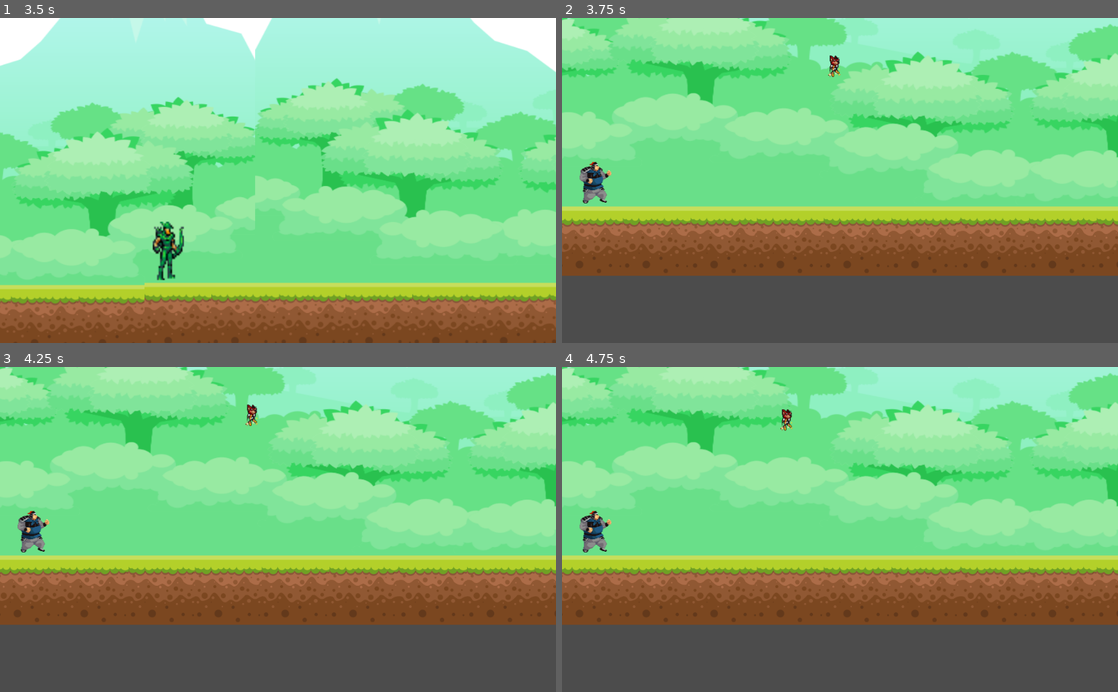
Above: before the commit, frames 1-4 (two rows, left to right).
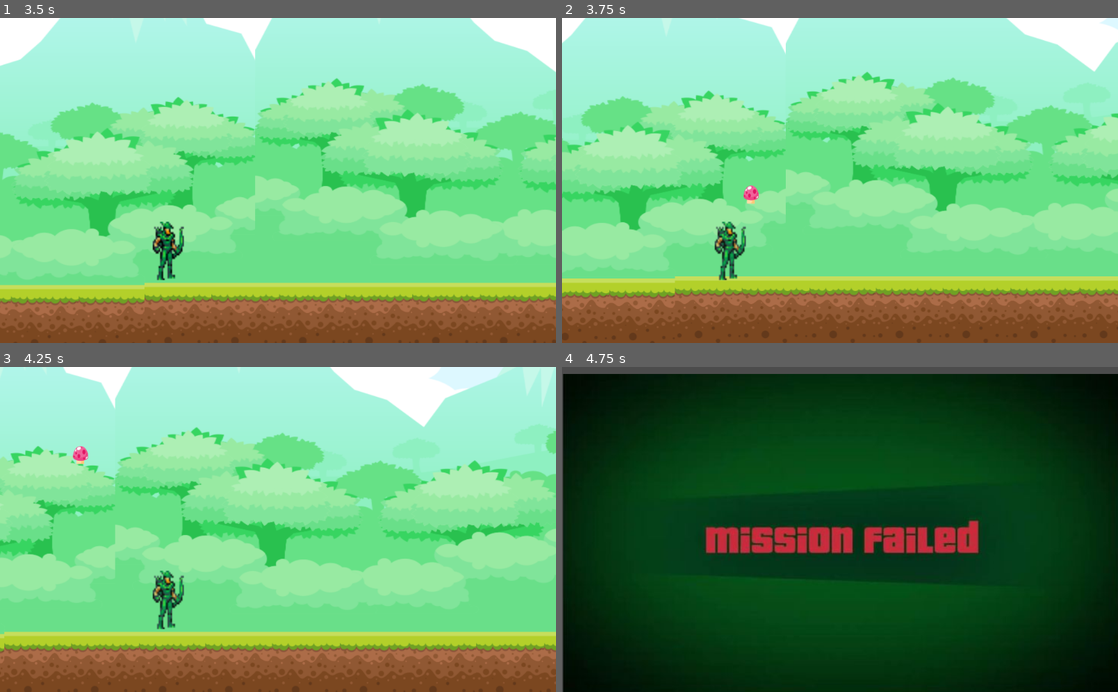
Above: after the commit, the same moments.

Repository: CC-SI/Game_lendas_corrompidas
Game: Godot game, scene res://src/Cenas/Cenario Testes/Cenario Testes.tscn
Same seed, same stepped clock (60 frames per second), same inputs: the game is played once before the commit and once after it.
Inputs:
- Up to frame 1 (3.5 s): tap Enter (ui_accept) at 0.5, 0.77, 1.52, 3.02 s; hold Right (ui_right) 0.53-2.03 s; tap Q (atirar) at 0.6 s; tap F (dash) at 1.35 s; hold Left (ui_left) 2.03-2.78 s; tap R (mordida) at 2.1 s; hold Right (ui_right) from 2.78 s (still down); tap V (uivo) at 2.85 s
- Up to frame 2 (3.75 s): keep holding Right (ui_right); tap Q (atirar) at 3.6 s
- Up to frame 3 (4.25 s): keep holding Right (ui_right); tap Enter (ui_accept) at 3.77 s
- Up to frame 4 (4.75 s): release Right (ui_right) at 4.28 s; hold Left (ui_left) from 4.28 s (still down); tap F (dash) at 4.35 s; tap Enter (ui_accept) at 4.52 s

Frame 1 is identical in both runs. In frame 2, 83% of the frame differs, in the area x 0-100%, y 0-100%; in frame 3, 82%; in frame 4, 100%.

Commit message:
update: adicionando um fade de quando o player morre, assim, tendo uma transição mais suave para tela de game over

Diff:
--- a/src/scripts/player.gd
+++ b/src/scripts/player.gd
@@ -118,4 +118,12 @@
 
 func morrer():
 	if DadosGlobais.vidas <= 0:
-		queue_free()
+		# Inicia o fade do sprite
+		for i in range(10, -1, -1):
+			sprite.modulate.a = i / 10.0  # Vai de 1.0 até 0.0 (transparente)
+			yield(get_tree().create_timer(0.05), "timeout")  # Pequena pausa entre os fades
+
+		# Espera um pouco após o fade
+		yield(get_tree().create_timer(0.5), "timeout")
+
+		get_tree().change_scene("res://src/Cenas/GameOver.tscn")
